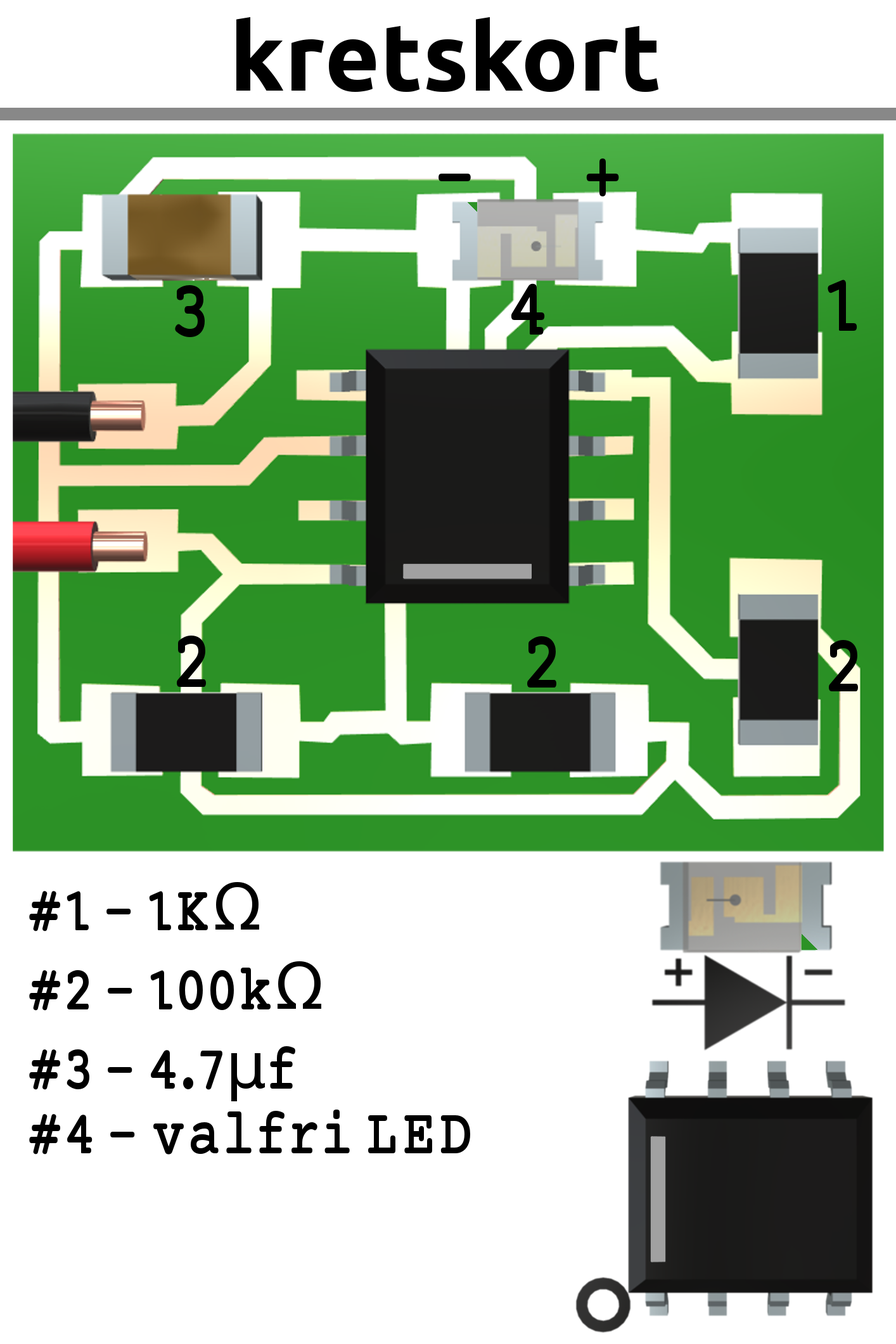
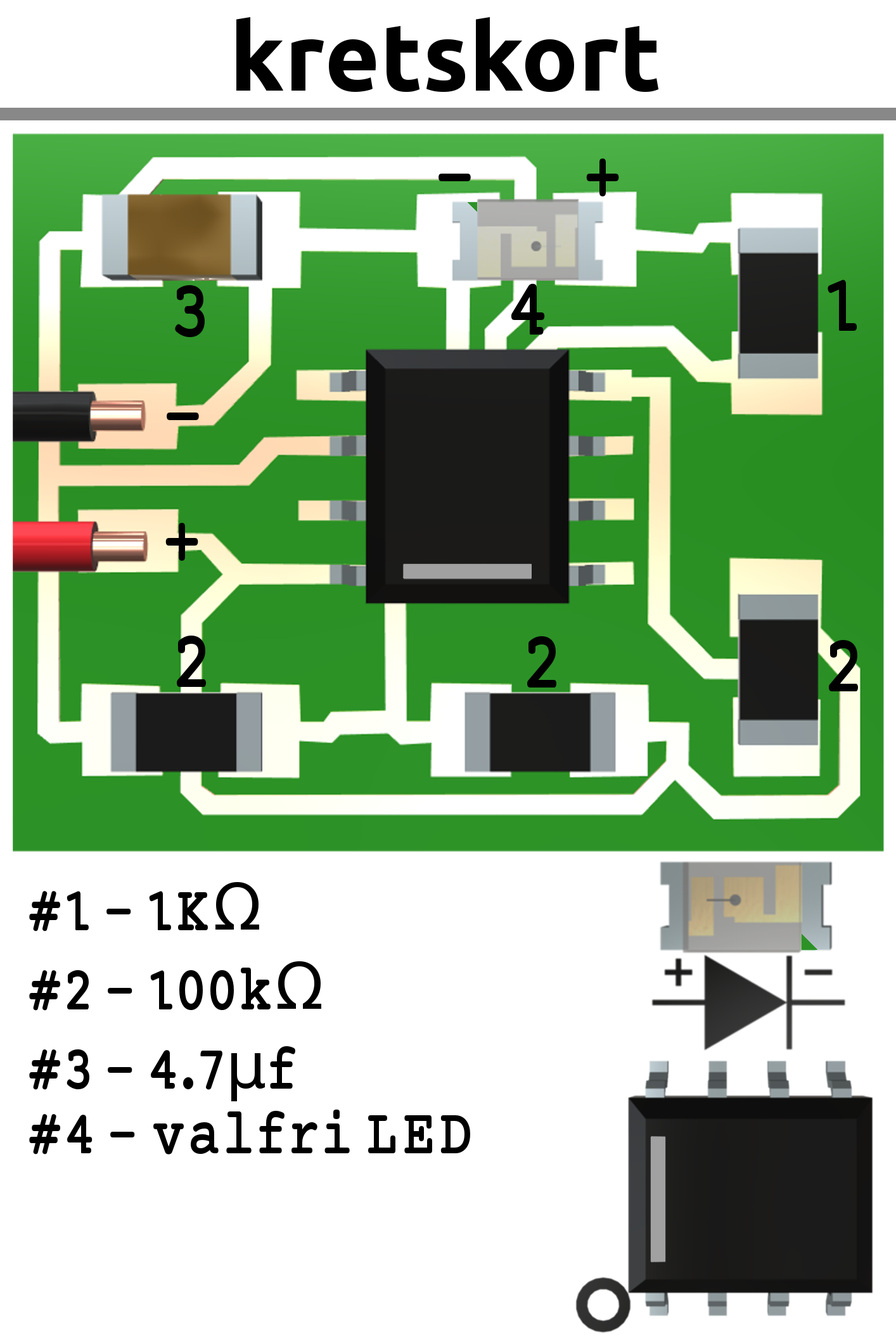
Two versions of the same layered image (896 × 1344). Layer-by-layer changes:
added layer "+" above "- ..." over [165, 522, 199, 561]
added layer "- ..." above "Lager #6" over [166, 412, 199, 420]
